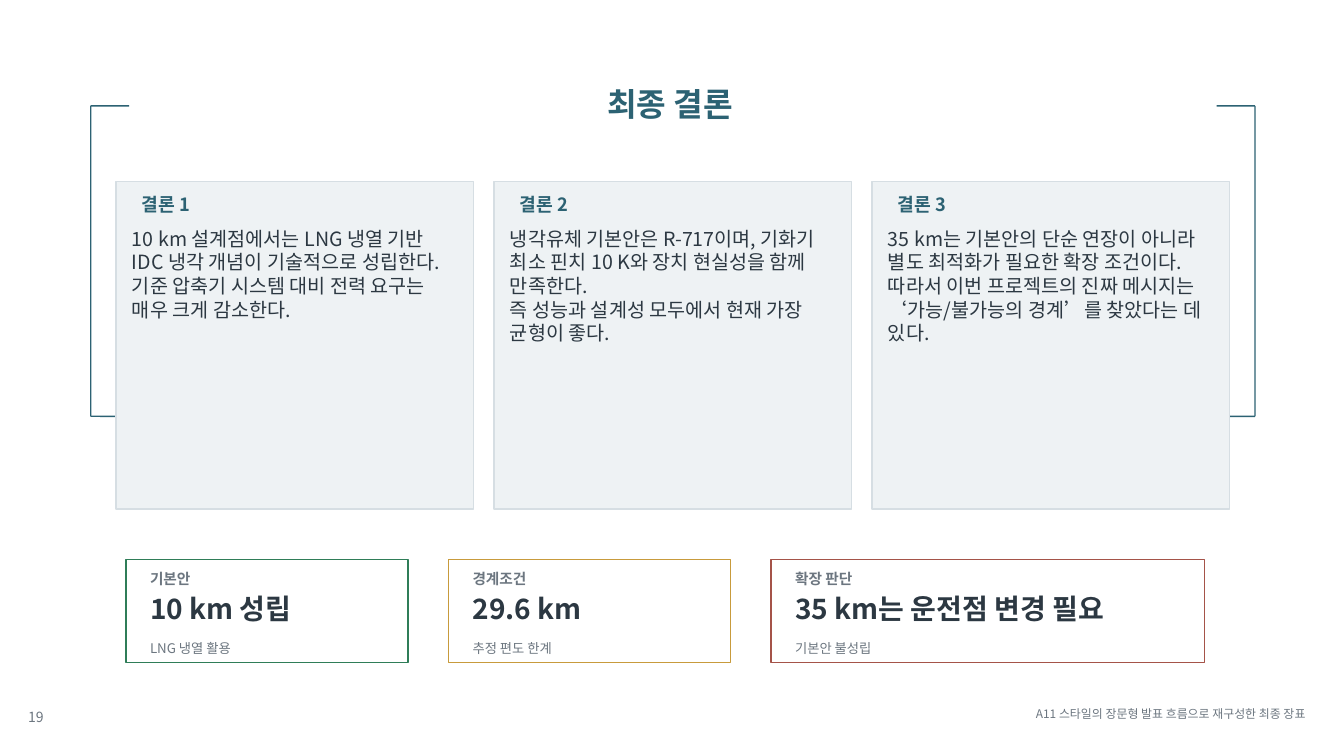
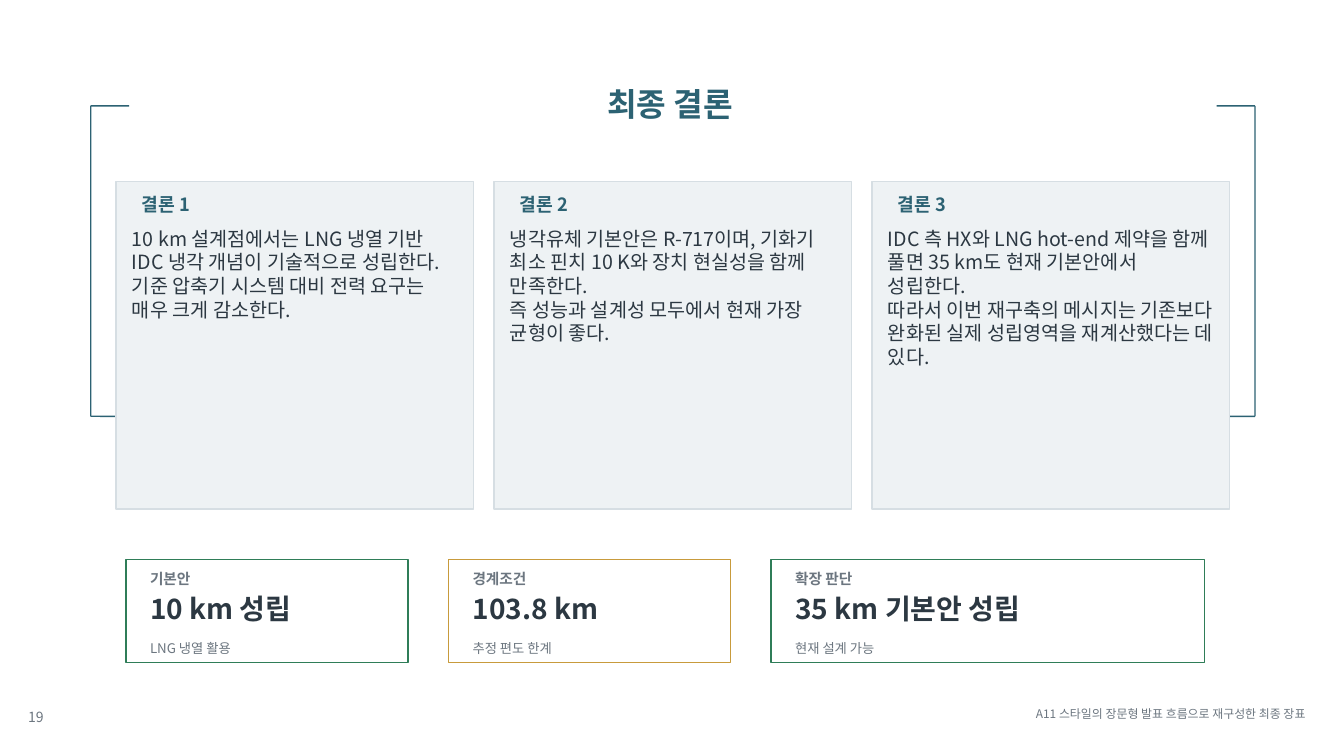
Before and after one commit to CuriousN006/lng-idc-design-study, a slide deck: slide 19 of deliverables/presentation_draft.pptx. Drawn at 1344x756 pixels with LibreOffice and Linux fonts; fonts in the diff are those of the drawing. Boxes give left, top, right and bottom in pixels: in the first picture for what was removed or moved away, otherwise in the second. Text is boxed around its words. In the diff, an @@ line names an element or a change of style, - is before the commit and + after.

```diff
--- a/deliverables/presentation_draft.pptx
+++ b/deliverables/presentation_draft.pptx
@@ text at [888, 229, 1213, 366]: text changed @@
-35 km는 기본안의 단순 연장이 아니라 별도 최적화가 필요한 확장 조건이다.
-따라서 이번 프로젝트의 진짜 메시지는 ‘가능/불가능의 경계’를 찾았다는 데 있다.
+IDC 측 HX와 LNG hot-end 제약을 함께 풀면 35 km도 현재 기본안에서 성립한다.
+따라서 이번 재구축의 메시지는 기존보다 완화된 실제 성립영역을 재계산했다는 데 있다.
@@ rectangle at [771, 560, 1205, 662]: outline #A55349 1 pt to #2F7D58 1 pt @@
@@ text at [473, 596, 598, 620]: text changed @@
-29.6 km
+103.8 km
@@ text at [795, 595, 1021, 622]: text changed @@
-35 km는 운전점 변경 필요
+35 km 기본안 성립
@@ text at [795, 642, 874, 654]: text changed @@
-기본안 불성립
+현재 설계 가능
```
Also in this commit, not shown: 9 other slides changed, 16 other files.
